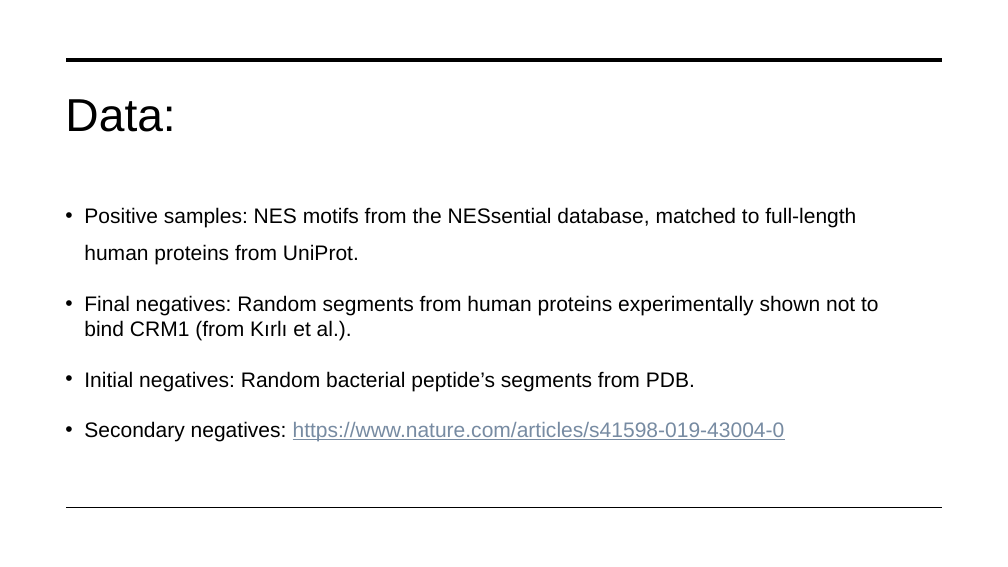
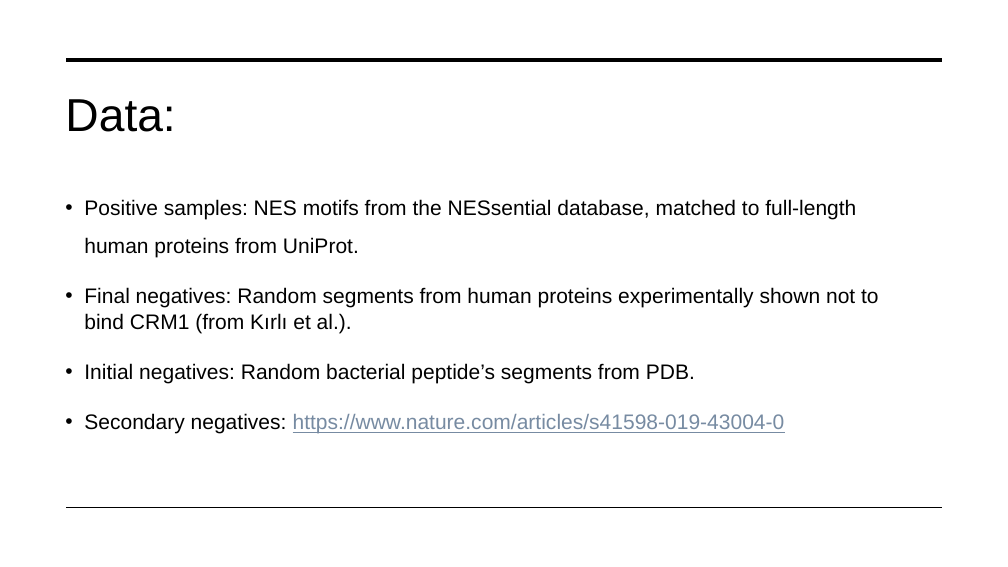
Before and after one commit to shiragelb/Bio-3D-Hackathon-2025, a slide deck: slide 4 of NES-Finder.pptx. Drawn at 1008x567 pixels with LibreOffice and Linux fonts; fonts in the diff are those of the drawing. Boxes give left, top, right and bottom in pixels: in the first picture for what was removed or moved away, otherwise in the second. Text is boxed around its words. In the diff, an @@ line names an element or a change of style, - is before the commit and + after.

```diff
--- a/NES-Finder.pptx
+++ b/NES-Finder.pptx
@@ text "Positive samples: NES motifs from ...": place and size @@
-text "Positive samples: NES motifs from ..." at box(84, 207, 879, 441)
+text "Positive samples: NES motifs from ..." at box(84, 199, 879, 434)
```
Also in this commit, not shown: 5 other slides changed.
